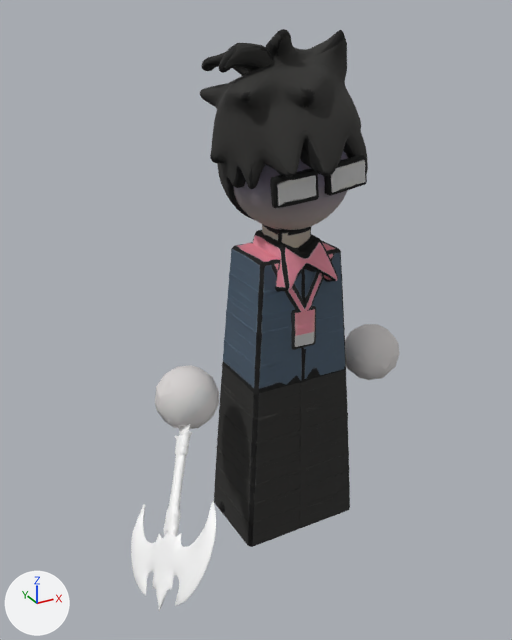
An edit to the FBX model Assets/AAAGame/Models/小人/背锅侠.fbx, drawn before and after from the same camera.
One viewpoint serves both versions: a camera (50 mm lens) standing at (-0.661, -1.089, 1.032) and looking at (-0.085, -0.041, 0.508). The lights are fixed; the arrows at lower left show +X, +Y and +Z. The first picture is the older version. Where no turn or scale is listed for an object, it has been applied to the vertices.

Objects in the first picture: 'Ax_1', 'tripo_node_3fb96d79.005', 'tripo_node_3fb96d79.006', 'tripo_node_7d9f808c'.
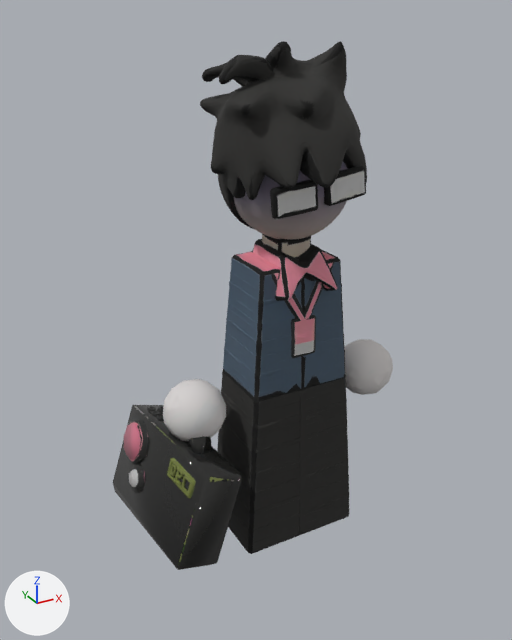
Location of each change, (x1, y1, x2, y2) in pixels of the pictures (512 x 640 px):
'tripo_node_7d9f808c', moved
    before: (200, 29, 368, 547)
    after: (200, 41, 367, 554)
'meshes[0]', added
    after: (113, 405, 243, 570)
'Ax_1', deleted
    before: (131, 424, 216, 611)
'tripo_node_3fb96d79.006', moved
    before: (155, 365, 219, 429)
    after: (163, 379, 226, 441)
'tripo_node_3fb96d79.005', moved
    before: (345, 324, 399, 380)
    after: (344, 339, 393, 395)

The change, as a diff of the scene's bpy script:
```diff
--- a/Assets/AAAGame/Models/小人/背锅侠.fbx.py
+++ b/Assets/AAAGame/Models/小人/背锅侠.fbx.py
@@ img_公文包_basecolor_jpg @@
+img_公文包_basecolor_jpg = load_image('公文包_basecolor.jpg', '公文包_basecolor.jpg', 4096, 4096, 'sRGB')
@@ mat_tripo_node_9c93d376_6701_42f9_9184_a1e314c51430_material @@
+mat_tripo_node_9c93d376_6701_42f9_9184_a1e314c51430_material = principled_material('tripo_node_9c93d376-6701-42f9-9184-a1e314c51430_material')
+mat_tripo_node_9c93d376_6701_42f9_9184_a1e314c51430_material.texture = img_公文包_basecolor_jpg
+mat_tripo_node_9c93d376_6701_42f9_9184_a1e314c51430_material.roughness = 0.0
@@ me_meshes_0 @@
+me_meshes_0.from_pydata(...)  # 568 vertices, 1146 faces; spans x -0.332..-0.169, y -0.165..0.153, z 0.079..0.326
+me_meshes_0.materials.append(mat_tripo_node_9c93d376_6701_42f9_9184_a1e314c51430_material)  # picture img_公文包_basecolor_jpg
@@ ob_tripo_node_3fb96d79_006 @@
 ob_tripo_node_3fb96d79_006 = bpy.data.objects.new('tripo_node_3fb96d79.006', me_tripo_mesh_3fb96d79_006)
-ob_tripo_node_3fb96d79_006.location = (-0.01, 0.0, -0.032)
+ob_tripo_node_3fb96d79_006.location = (0.005, 0.0, -0.064)
 ob_tripo_node_3fb96d79_006.rotation_euler = (0.0, 0.000887, 0.0)  # degrees (0, 0.1, 0)
@@ ob_tripo_node_3fb96d79_005 @@
 ob_tripo_node_3fb96d79_005 = bpy.data.objects.new('tripo_node_3fb96d79.005', me_tripo_mesh_3fb96d79_005)
-ob_tripo_node_3fb96d79_005.location = (0.016, 0.0, -0.032)
+ob_tripo_node_3fb96d79_005.location = (0.002, 0.0, -0.064)
 ob_tripo_node_3fb96d79_005.rotation_euler = (0.0, -0.000887, 0.0)  # degrees (0, -0.1, 0)
@@ ob_ax_1 @@
-ob_ax_1 = bpy.data.objects.new('Ax_1', me_mesh)
-ob_ax_1.location = (-0.006, 0.0, -0.032)
@@ ob_tripo_node_7d9f808c @@
 ob_tripo_node_7d9f808c = bpy.data.objects.new('tripo_node_7d9f808c', me_tripo_mesh_7d9f808c)
-ob_tripo_node_7d9f808c.location = (0.003, 0.0, -0.004)
+ob_tripo_node_7d9f808c.location = (0.003, 0.0, -0.022)
@@ ob_meshes_0 @@
+ob_meshes_0 = bpy.data.objects.new('meshes[0]', me_meshes_0)
+ob_meshes_0.location = (0.0, 0.0, 0.0)
```
